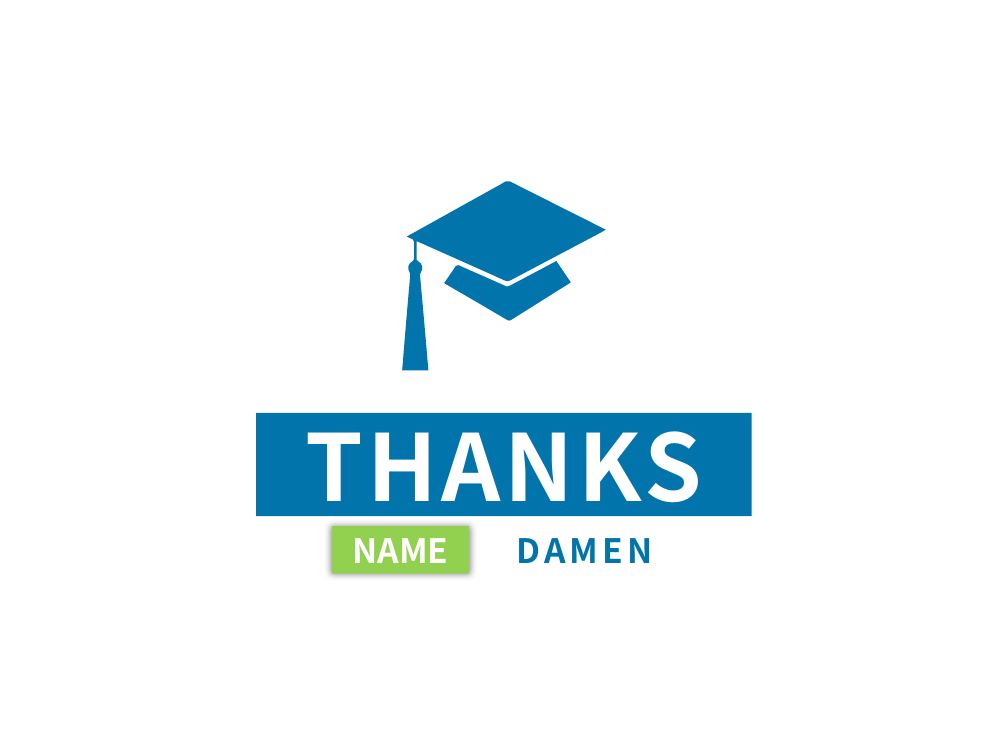
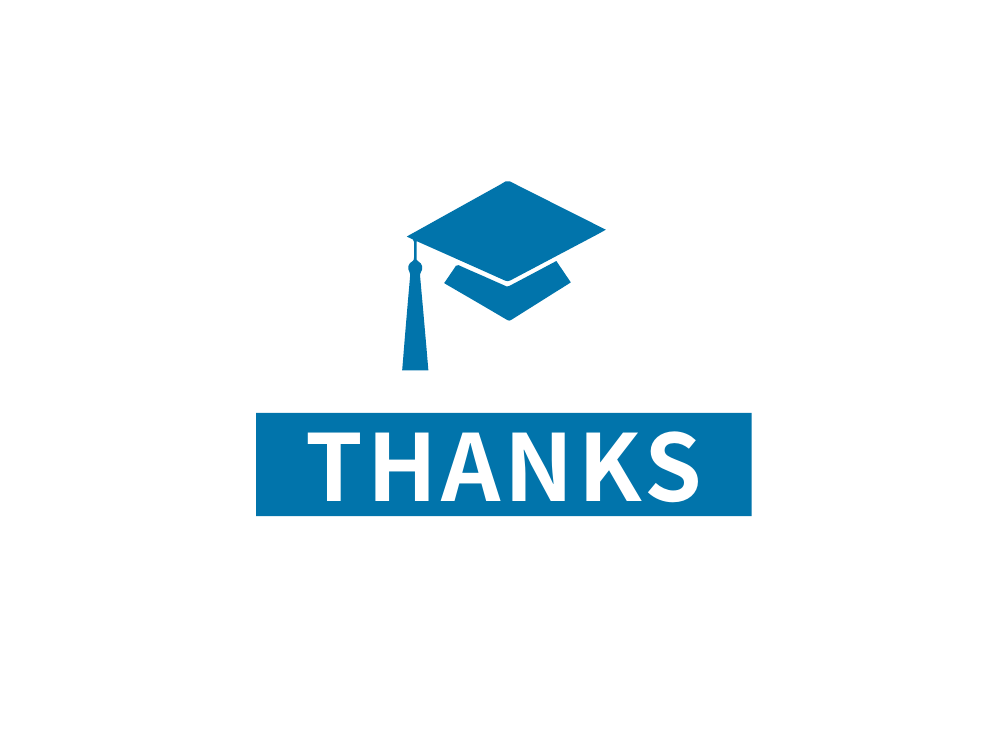
Before and after one commit to liusen1208/nju_project, a slide deck: slide 15 of 语义网/PPT素材精选-论文答辩模板04.pptx (slide 14 before the commit). Drawn at 1008x756 pixels with LibreOffice and Linux fonts; fonts in the diff are those of the drawing; background and template pictures are left out. Boxes give left, top, right and bottom in pixels: in the first picture for what was removed or moved away, otherwise in the second. Text is boxed around its words. In the diff, an @@ line names an element or a change of style, - is before the commit and + after.

```diff
--- a/语义网/PPT素材精选-论文答辩模板04.pptx
+++ b/语义网/PPT素材精选-论文答辩模板04.pptx
@@ rectangle removed at [332,526,469,574] @@
-NAME
@@ text removed at [516,538,652,563] @@
-DAMEN
```
Also in this commit, not shown: 1 other slide changed, 1 slide added.
